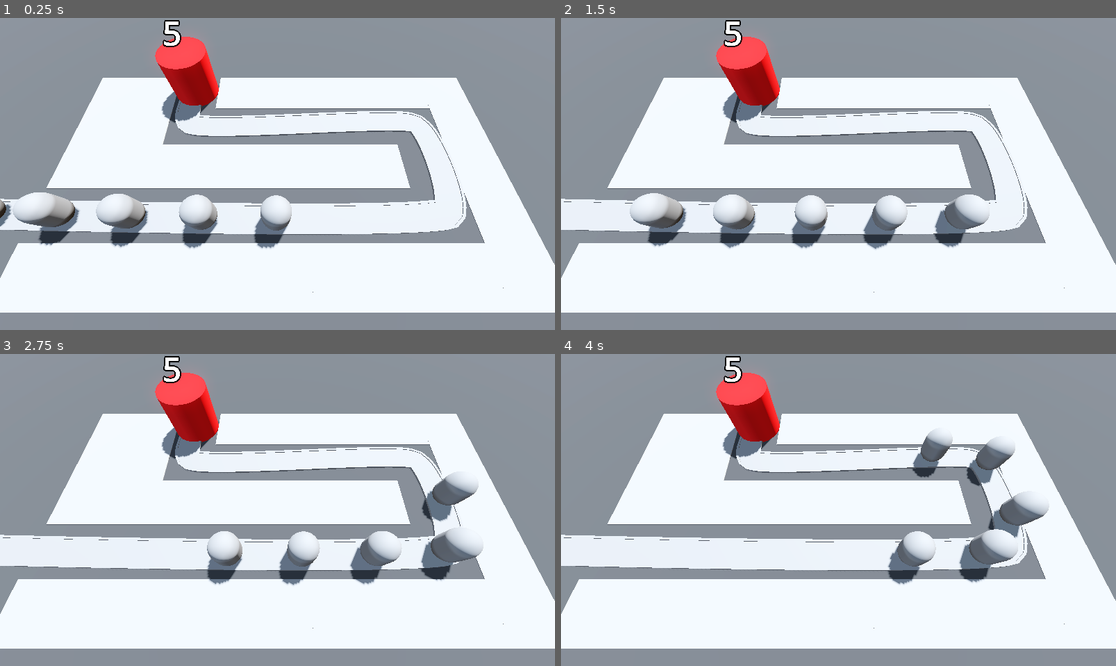
Above: before the commit, frames 1-4 (two rows, left to right).
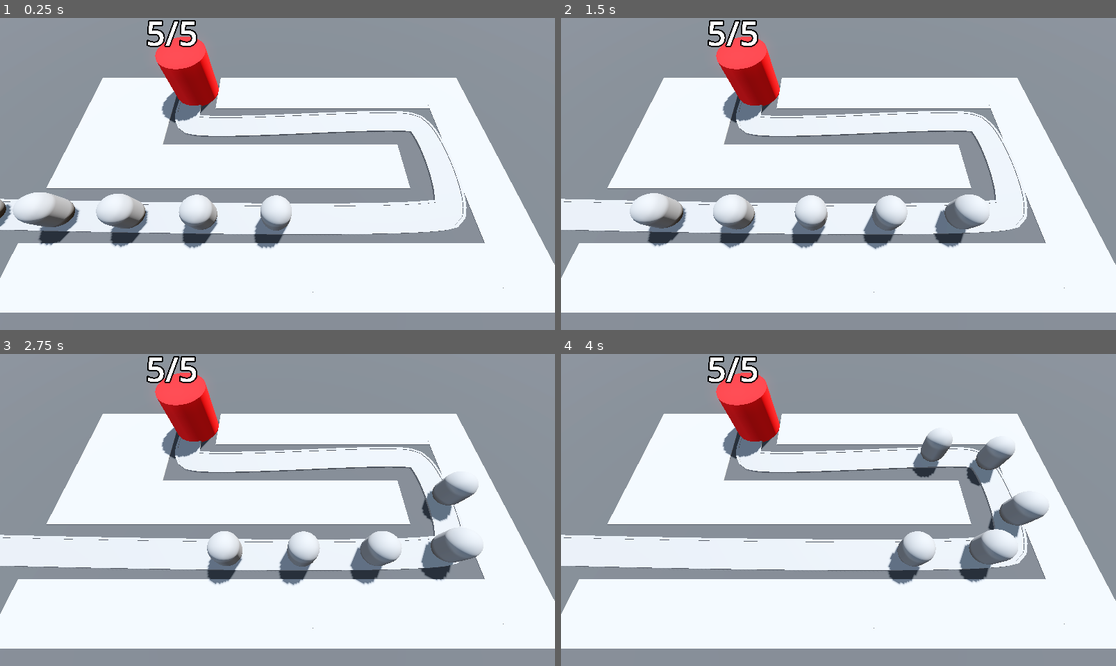
Above: after the commit, the same moments.

Repository: caiobribeiro/godot-barbarian-blaster
Game: Godot game, scene res://scene/base_level.tscn
Same seed, same stepped clock (60 frames per second), same inputs: the game is played once before the commit and once after it.
Inputs:
- Up to frame 1 (0.25 s): no input
- Up to frame 2 (1.5 s): no input
- Up to frame 3 (2.75 s): no input
- Up to frame 4 (4 s): no input

The runs differ from the first frame. In frame 1, 0.6% of the frame differs, in the area x 26-36%, y 0-10%; in frame 2, 0.6%; in frame 3, 0.6%; in frame 4, 0.6%.

Commit message:
Enhance health display and set viewport size
Updated health label to show current and max health, and added color interpolation based on health ratio.

Diff:
--- a/base/base.gd
+++ b/base/base.gd
@@ -6,7 +6,9 @@
 	set(health_in):
 		current_health = health_in
 		print("health was changed")
-		label_3d.text = str(current_health)
+		label_3d.text = str(current_health) + "/" + str(max_health)
+
+		label_3d.modulate = lerp(Color.RED, Color.WHITE, float(current_health) / float(max_health))
 		if current_health < 1:
 			get_tree().reload_current_scene()
 
--- a/project.godot
+++ b/project.godot
@@ -14,3 +14,8 @@
 run/main_scene="uid://c0so72jchmhsr"
 config/features=PackedStringArray("4.5", "Forward Plus")
 config/icon="res://icon.svg"
+
+[display]
+
+window/size/viewport_width=1920
+window/size/viewport_height=1080
